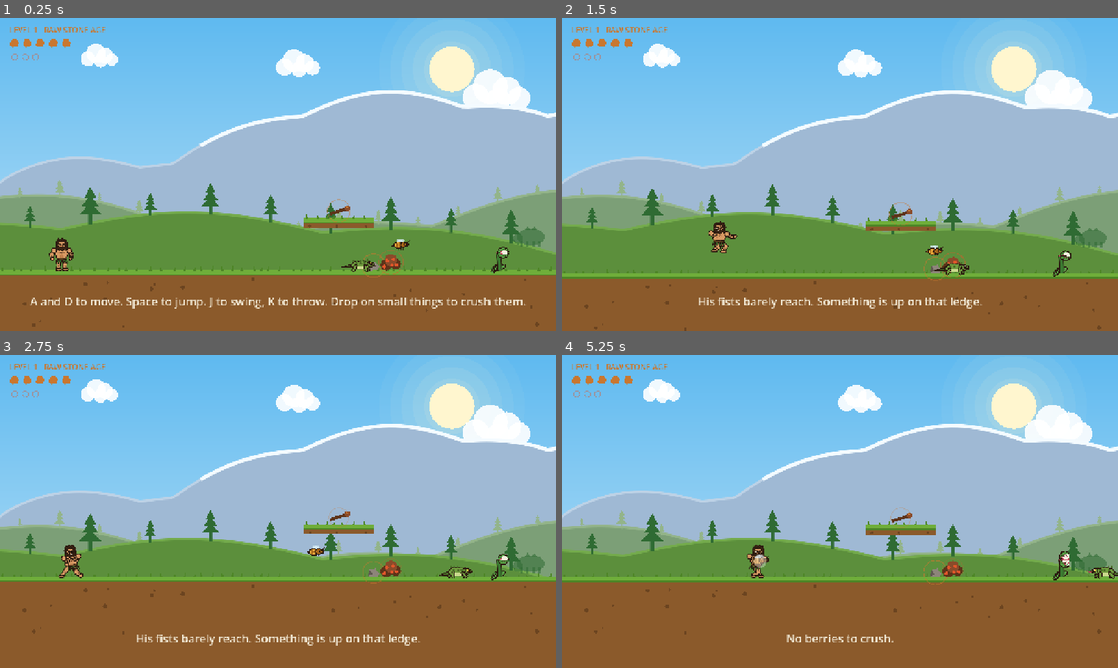
Above: before the commit, frames 1-4 (two rows, left to right).
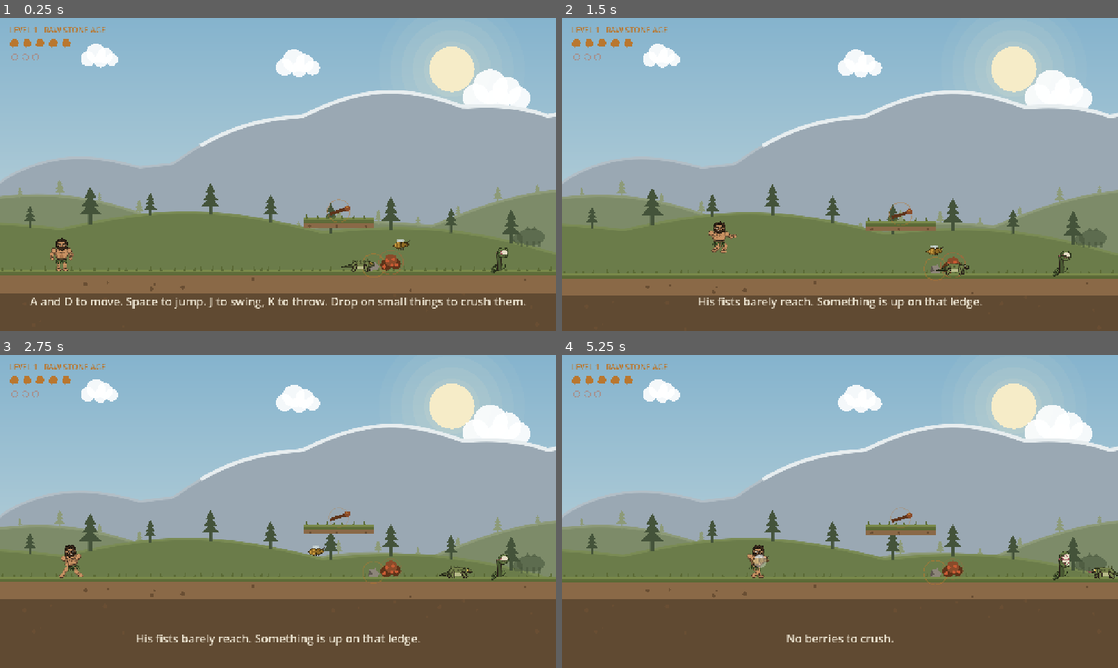
Above: after the commit, the same moments.

Repository: Jawad-Mufti/caveman-chronicles
Game: Godot game, scene res://scenes/level1.tscn
The game is run twice, just before and just after one commit, with the same random seed, the same clock (stepped at 60 frames per second) and the same inputs.
Inputs (mouse positions are in pixels of both pictures, inside the frame that each line leads up to):
- Up to frame 1 (0.25 s): no input
- Up to frame 2 (1.5 s): tap Enter at 0.5 s; move the mouse to (962, 158) at 0.52 s; hold D 0.53-1.25 s; tap R at 0.6 s; click (962, 158) at 0.67 s; tap Space at 0.77, 1.07 s; drag from (728, 190) to (901, 218) at 1.27 s
- Up to frame 3 (2.75 s): move the mouse to (333, 442) at 2.02 s; hold A from 2.03 s (still down); hold K from 2.03 s (still down)
- Up to frame 4 (5.25 s): release A at 2.75 s; release K at 2.75 s; drag from (812, 574) to (951, 567) at 2.77 s; move the mouse to (1006, 558) at 3.52 s; hold D 3.53-4.25 s; hold L 3.53-4.25 s; tap Space at 3.77, 4.07 s; drag from (673, 464) to (951, 602) at 4.27 s; move the mouse to (867, 511) at 5.02 s; hold D from 5.03 s (still down); hold J from 5.03 s (still down); click (867, 511) at 5.17 s

The runs differ from the first frame. In frame 1, 77% of the frame differs, in the area x 0-100%, y 0-100%; in frame 2, 77%; in frame 3, 85%; in frame 4, 85%.

Commit message:
Mountain background and one-hit lizards, before the jungle rewrite

Diff:
--- a/scripts/critter.gd
+++ b/scripts/critter.gd
@@ -121,9 +121,13 @@
 
 
 ## ---------------------------------------------------------------- drawing
-## Shared by every creature, so they all share one look: flat colour, a dark
-## outline, and a darker tone for shade. Defined here once rather than in each.
+## Shared by every creature, so one change restyles the whole bestiary.
+## Every filled shape is drawn TWICE: once in a shadow tone, then again pulled
+## in toward the light in the base tone. That leaves a shaded rim around each
+## form, which is what makes a shape read as rounded rather than as a sticker.
+## Outlines are kept, but thin and tinted from the fill — never black.
 const OLW := 2.5
+const LIGHT := Vector2(0.55, -0.83)   ## the sun sits high and to the right
 
 
 func _pts_oval(c: Vector2, rx: float, ry: float, rot: float = 0.0, n: int = 10) -> PackedVector2Array:
@@ -141,11 +145,29 @@
 	draw_colored_polygon(pts, col)
 
 
+## The same outline, shrunk toward its own centre and nudged into the light.
+func _lit(pts: PackedVector2Array, amount: float = 0.86) -> PackedVector2Array:
+	var mid := Vector2.ZERO
+	for p in pts:
+		mid += p
+	mid /= float(pts.size())
+	var span := 0.0
+	for p in pts:
+		span = maxf(span, p.distance_to(mid))
+	var push := LIGHT * minf(2.6, span * 0.10)
+	var out := PackedVector2Array()
+	for p in pts:
+		out.append(mid + (p - mid) * amount + push)
+	return out
+
+
 func _shape(pts: PackedVector2Array, col: Color, w: float = OLW) -> void:
-	draw_colored_polygon(pts, col)
-	var ring := PackedVector2Array(pts)
-	ring.append(pts[0])
-	draw_polyline(ring, Pal.OUTLINE, w, false)
+	draw_colored_polygon(pts, col.darkened(0.30))
+	draw_colored_polygon(_lit(pts), col)
+	if w > 0.0:
+		var ring := PackedVector2Array(pts)
+		ring.append(pts[0])
+		draw_polyline(ring, col.darkened(0.62), w * 0.7, false)
 
 
 func _oval(c: Vector2, rx: float, ry: float, col: Color, w: float = OLW, rot: float = 0.0) -> void:
@@ -153,8 +175,10 @@
 
 
 func _dot(c: Vector2, r: float, col: Color, w: float = OLW) -> void:
-	draw_circle(c, r, col)
-	draw_arc(c, r, 0.0, TAU, 12, Pal.OUTLINE, w, false)
+	draw_circle(c, r, col.darkened(0.30))
+	draw_circle(c + LIGHT * r * 0.16, r * 0.86, col)
+	if w > 0.0:
+		draw_arc(c, r, 0.0, TAU, 12, col.darkened(0.62), w * 0.7, false)
 
 
 ## A thick outlined limb: outline pass, then fill, with round joints.
@@ -169,7 +193,7 @@
 
 ## An eye with a pupil. slit = a reptile's vertical pupil.
 func _eye(c: Vector2, r: float, look: Vector2, white: Color, slit: bool = false) -> void:
-	_dot(c, r, white, 1.8)
+	_dot(c, r, white, 1.4)
 	if slit:
 		_fill(_pts_oval(c + look, r * 0.34, r * 0.82), Pal.OUTLINE)
 	else:
--- a/scripts/pal.gd
+++ b/scripts/pal.gd
@@ -1,61 +1,63 @@
 class_name Pal
 extends RefCounted
-## Level 1 palette: ochre, charcoal, bare rock. Everything is drawn in code,
-## so this file is the whole art direction for the prototype.
+## The whole art direction lives here. Every colour is a weathered earth
+## pigment — ochre, umber, charcoal, bone — the same palette the caves were
+## painted with. Nothing is saturated: that is what keeps it from reading as a
+## cartoon, and it is what makes the game look like its own subject matter.
 
-const OCHRE := Color("c9772f")
+const OCHRE := Color("b9772f")
 const OCHRE_DARK := Color("8a4b2a")
 const OCHRE_DEEP := Color("5e3319")
 const CHARCOAL := Color("23201c")
 const STONE := Color("8d857a")
 const STONE_DARK := Color("5f5850")
-const BONE := Color("efe6d2")
-const EMBER := Color("e0562a")
+const BONE := Color("e8e0cd")
+const EMBER := Color("c75a33")
 const CAVE_TOP := Color("2c1a12")
 const CAVE_BOTTOM := Color("6b3f22")
 
 ## Daytime outdoors. Distant things are paler and bluer than near ones — that
 ## fading is what the eye reads as distance, as much as the parallax speed is.
-const SKY_HIGH := Color("57b6ef")
-const SKY_LOW := Color("cfeaf7")
-const SUN := Color("fff6cf")
-const MTN_FAR := Color("9fb9d4")
-const MTN_FAR_RIM := Color("bdd2e6")
-const SNOW := Color("f4fbff")
-const MTN_MID := Color("7c9f77")
-const MTN_MID_RIM := Color("93b489")
-const HILL_NEAR := Color("5c8f3c")
-const HILL_NEAR_RIM := Color("74ab4c")
-const TREE_DARK := Color("2f6b33")
-const GRASS := Color("6fae3a")
-const GRASS_DARK := Color("4d8526")
-const DIRT := Color("8b5a2b")
-const DIRT_DARK := Color("6b4420")
+const SKY_HIGH := Color("7fb0cc")
+const SKY_LOW := Color("d8e2de")
+const SUN := Color("f6ecc8")
+const MTN_FAR := Color("9aa8b3")
+const MTN_FAR_RIM := Color("b2bec6")
+const SNOW := Color("e7edef")
+const MTN_MID := Color("7d8b69")
+const MTN_MID_RIM := Color("8d9a77")
+const HILL_NEAR := Color("6b7c4a")
+const HILL_NEAR_RIM := Color("7a8b54")
+const TREE_DARK := Color("44533a")
+const GRASS := Color("7a8a4a")
+const GRASS_DARK := Color("5a6935")
+const DIRT := Color("8a6947")
+const DIRT_DARK := Color("694e33")
 
 ## Creatures. Each gets a body colour, a darker tone for shade and underside
 ## parts, and an accent — so they read as drawn animals, not silhouettes.
-const OUTLINE := Color("2b1a10")
-const WASP := Color("e8a83c")
-const WASP_DARK := Color("a9671a")
-const WING := Color("d8eef8")
-const LIZ := Color("6f9a3e")
-const LIZ_DARK := Color("4a6c27")
-const LIZ_BELLY := Color("cbd98d")
-const EYE_YELLOW := Color("f2c53d")
-const TRAP_GREEN := Color("59a246")
-const TRAP_DARK := Color("3b7a31")
-const MAW := Color("c4405a")
-const TOOTH := Color("f6f0df")
-const BOAR_HIDE := Color("6b4a33")
-const BOAR_DARK := Color("46301f")
-const BOAR_BELLY := Color("9a7554")
-const BRISTLE := Color("2e2118")
-const HOOF := Color("312218")
-const TUSK := Color("efe6d2")
-const RUNNER_HIDE := Color("8a5f3a")
-const RUNNER_DARK := Color("5b3c23")
-const ROCK := Color("9a948a")
-const ROCK_DARK := Color("6d675f")
-const ROCK_LIGHT := Color("bdb7ab")
-const DUST := Color("c4ab86")
-const VINE := Color("6b4a22")
+const OUTLINE := Color("2a211a")
+const WASP := Color("c8993e")
+const WASP_DARK := Color("8e6924")
+const WING := Color("ccd7d7")
+const LIZ := Color("75814b")
+const LIZ_DARK := Color("515b33")
+const LIZ_BELLY := Color("b8bb89")
+const EYE_YELLOW := Color("d8b349")
+const TRAP_GREEN := Color("697e46")
+const TRAP_DARK := Color("495932")
+const MAW := Color("9b4f57")
+const TOOTH := Color("e5dcc5")
+const BOAR_HIDE := Color("69503f")
+const BOAR_DARK := Color("443123")
+const BOAR_BELLY := Color("8c7257")
+const BRISTLE := Color("2e241b")
+const HOOF := Color("2e241b")
+const TUSK := Color("ddd2b7")
+const RUNNER_HIDE := Color("7c6043")
+const RUNNER_DARK := Color("533f27")
+const ROCK := Color("948e83")
+const ROCK_DARK := Color("6a655c")
+const ROCK_LIGHT := Color("b1aca0")
+const DUST := Color("bca889")
+const VINE := Color("6a5535")
--- a/scripts/player.gd
+++ b/scripts/player.gd
@@ -368,19 +368,23 @@
 ## Facing is folded into the same transform (a negative x scale), so none of
 ## the shapes below need to know which way he is looking.
 const ART := 0.38        ## design units -> game pixels. ~186 tall -> ~71 px
-const OLW := 5.0         ## outline width in design units (~2 px on screen)
-
-const C_OL := Color("2b1a10")
-const C_SKIN := Color("d99a64")
-const C_SK2 := Color("bf7c48")
-const C_HAIR := Color("3b2414")
-const C_LEAF := Color("4a9b3a")
-const C_LEAF2 := Color("3a7d2c")
-const C_VINE := Color("6b4a22")
-const C_WOOD := Color("8b5a2b")
-const C_WOOD2 := Color("5e3a1c")
-const C_EYE := Color("f4ecd8")
-const C_MOUTH := Color("3a1a0e")
+const OLW := 5.0         ## rim width in design units (~2 px on screen)
+## Shapes are drawn twice — a shadow tone, then the base tone pulled toward the
+## light — so each form has a shaded edge instead of a flat colour and a black
+## line. The sun in the sky sits high and right, so the light comes from there.
+const LIGHT := Vector2(0.55, -0.83)
+
+const C_OL := Color("2a211a")
+const C_SKIN := Color("c89263")
+const C_SK2 := Color("a67148")
+const C_HAIR := Color("3a2a1c")
+const C_LEAF := Color("6a8447")
+const C_LEAF2 := Color("55703a")
+const C_VINE := Color("6a5535")
+const C_WOOD := Color("846141")
+const C_WOOD2 := Color("5a4029")
+const C_EYE := Color("ece3cd")
+const C_MOUTH := Color("33211a")
 
 const MANE := [
 	Vector2(-24, -128), Vector2(-30, -142), Vector2(-28, -158), Vector2(-31, -170),
@@ -740,16 +744,18 @@
 
 ## Outline pass first, then fill, with round joints, so segments merge cleanly.
 func _limb(p: Array, w: Array) -> void:
+	var dark := C_SKIN.darkened(0.34)
 	for i in p.size() - 1:
-		var ow: float = w[i] + 10.0
-		draw_line(p[i], p[i + 1], C_OL, ow, true)
-		draw_circle(p[i], ow * 0.5, C_OL)
-		draw_circle(p[i + 1], ow * 0.5, C_OL)
+		var ow: float = w[i] + 5.0
+		draw_line(p[i], p[i + 1], dark, ow, true)
+		draw_circle(p[i], ow * 0.5, dark)
+		draw_circle(p[i + 1], ow * 0.5, dark)
 	for i in p.size() - 1:
-		var fw: float = w[i]
-		draw_line(p[i], p[i + 1], C_SKIN, fw, true)
-		draw_circle(p[i], fw * 0.5, C_SKIN)
-		draw_circle(p[i + 1], fw * 0.5, C_SKIN)
+		var fw: float = float(w[i]) * 0.88
+		var off: Vector2 = LIGHT * float(w[i]) * 0.13
+		draw_line(p[i] + off, p[i + 1] + off, C_SKIN, fw, true)
+		draw_circle(p[i] + off, fw * 0.5, C_SKIN)
+		draw_circle(p[i + 1] + off, fw * 0.5, C_SKIN)
 
 
 func _ticks(list: Array) -> void:
@@ -763,16 +769,35 @@
 		draw_line(p + Vector2(-3, -3), p + Vector2(2, 3), C_HAIR, 3.0, true)
 
 
+func _lit(pts: PackedVector2Array, amount: float = 0.87) -> PackedVector2Array:
+	var mid := Vector2.ZERO
+	for p in pts:
+		mid += p
+	mid /= float(pts.size())
+	var span := 0.0
+	for p in pts:
+		span = maxf(span, p.distance_to(mid))
+	var push := LIGHT * minf(5.0, span * 0.10)
+	var out := PackedVector2Array()
+	for p in pts:
+		out.append(mid + (p - mid) * amount + push)
+	return out
+
+
 func _shape(pts: PackedVector2Array, fill: Color, w: float = OLW) -> void:
-	draw_colored_polygon(pts, fill)
-	var ring := PackedVector2Array(pts)
-	ring.append(pts[0])
-	draw_polyline(ring, C_OL, w, true)
+	draw_colored_polygon(pts, fill.darkened(0.30))
+	draw_colored_polygon(_lit(pts), fill)
+	if w > 0.0:
+		var ring := PackedVector2Array(pts)
+		ring.append(pts[0])
+		draw_polyline(ring, fill.darkened(0.60), w * 0.62, true)
 
 
 func _dot(c: Vector2, r: float, fill: Color, w: float = OLW) -> void:
-	draw_circle(c, r, fill)
-	draw_arc(c, r, 0.0, TAU, 24, C_OL, w, true)
+	draw_circle(c, r, fill.darkened(0.30))
+	draw_circle(c + LIGHT * r * 0.16, r * 0.86, fill)
+	if w > 0.0:
+		draw_arc(c, r, 0.0, TAU, 20, fill.darkened(0.60), w * 0.62, true)
 
 
 func _oval(c: Vector2, rx: float, ry: float, fill: Color, w: float = OLW, rot: float = 0.0) -> void:
--- a/scripts/world.gd
+++ b/scripts/world.gd
@@ -27,9 +27,13 @@
 		var underground := rect.position.y > 700.0
 		var body := Pal.STONE_DARK if underground else Pal.DIRT
 		var cap := Pal.STONE if underground else Pal.GRASS
-		draw_rect(Rect2(Vector2.ZERO, rect.size), body)
+		# earth gets darker with depth, and the sunlit lip of the cap is brighter:
+		# a flat slab of one colour is the most cartoon thing on screen
+		draw_rect(Rect2(Vector2.ZERO, rect.size), body.darkened(0.30))
+		draw_rect(Rect2(Vector2.ZERO, Vector2(rect.size.x, minf(52.0, rect.size.y))), body)
 		var cap_h := minf(12.0, rect.size.y)
-		draw_rect(Rect2(Vector2.ZERO, Vector2(rect.size.x, cap_h)), cap)
+		draw_rect(Rect2(Vector2.ZERO, Vector2(rect.size.x, cap_h)), cap.darkened(0.22))
+		draw_rect(Rect2(Vector2.ZERO, Vector2(rect.size.x, cap_h * 0.45)), cap)
 		if not underground:
 			draw_rect(Rect2(Vector2(0, cap_h - 3.0), Vector2(rect.size.x, 3)), Pal.GRASS_DARK)
 			var x := 6.0
